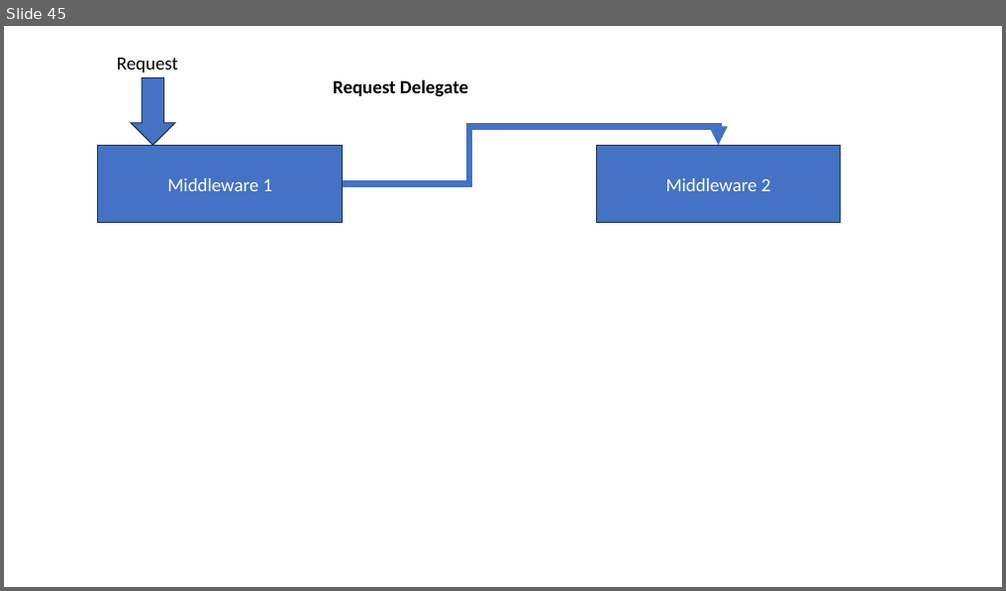
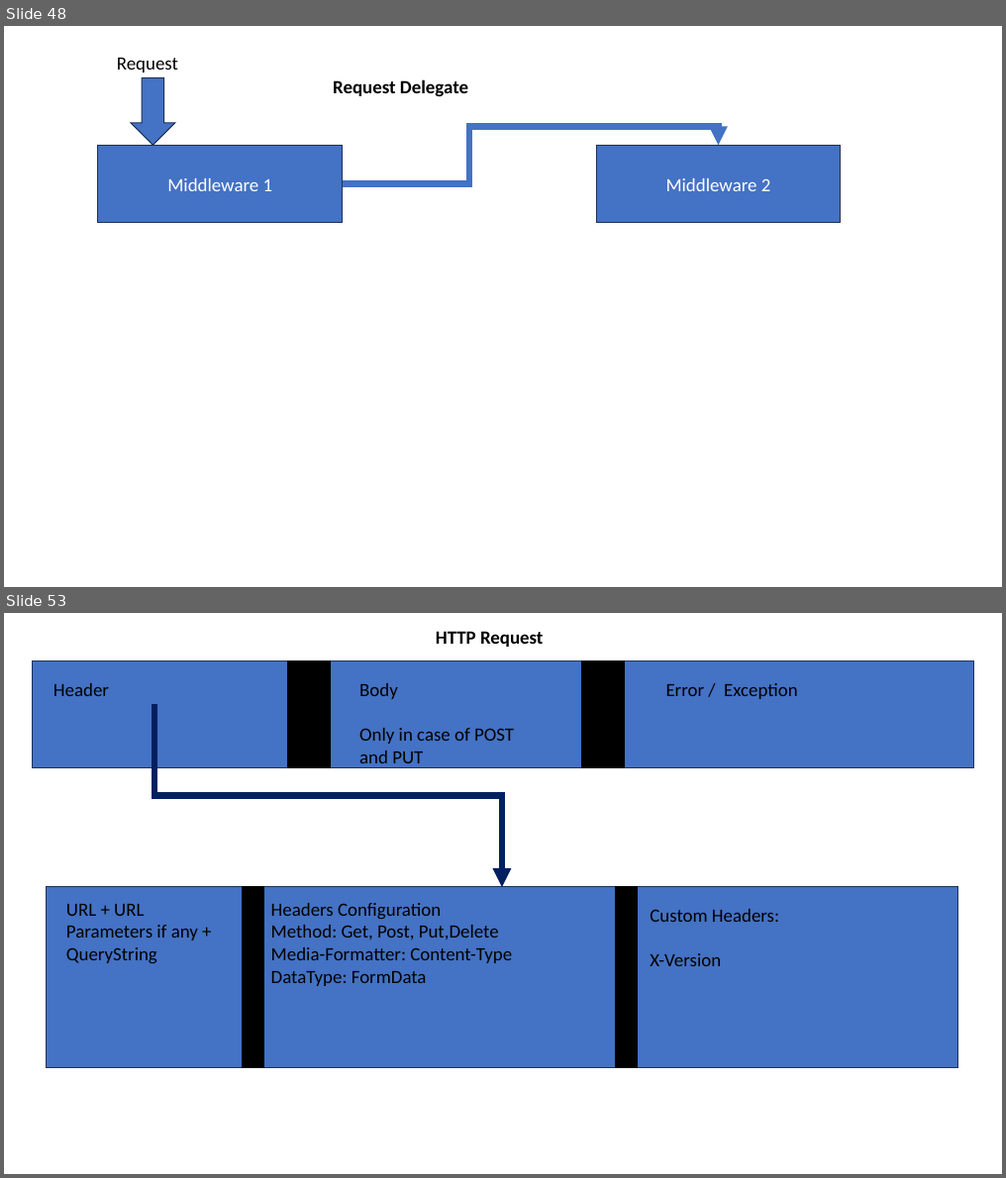
Before and after one commit to maheshsabnis/capita_sept_2023_Oct, a slide deck: Images.pptx. Shown one above the other, each under a label of ours: slide 45 before the commit, slides 48 and 53 after it; the slides between them are not shown. The pictures are 1006x591 and 1006x1178 pixels, drawn with LibreOffice and Linux fonts; fonts in the diff are those of the drawing. Boxes give left, top, right and bottom in pixels: in the first picture for what was removed or moved away, otherwise in the second. Text is boxed around its words. In the diff, an @@ line names an element or a change of style, - is before the commit and + after.

```diff
--- a/Images.pptx
+++ b/Images.pptx
@@ slide 53 added at (x1=4, y1=613, x2=1002, y2=1174), background #FFFFFF @@
@@ text added at (x1=436, y1=631, x2=543, y2=647), 18 pt, text #000000, bold @@
+HTTP Request
@@ rectangle added at (x1=33, y1=661, x2=974, y2=768), fill #4472C4, outline #1E3256 1 pt @@
@@ rectangle added at (x1=288, y1=661, x2=331, y2=768), fill #000000, outline #000000 1 pt @@
@@ rectangle added at (x1=582, y1=661, x2=625, y2=768), fill #000000, outline #000000 1 pt @@
@@ text added at (x1=54, y1=683, x2=109, y2=696), 18 pt, text #000000 @@
+Header
@@ text added at (x1=359, y1=683, x2=514, y2=768), 18 pt, text #000000 @@
+Body
+Only in case of POST and PUT
@@ text added at (x1=666, y1=683, x2=798, y2=699), 18 pt, text #000000 @@
+Error / Exception
@@ elbow arrow added from (155, 704) to (502, 887), #002060 6 pt @@
@@ rectangle added at (x1=46, y1=887, x2=957, y2=1068), fill #4472C4, outline #1E3256 1 pt @@
@@ text added at (x1=66, y1=904, x2=198, y2=963), 18 pt, text #000000 @@
+URL + URL Parameters if any + QueryString
@@ rectangle added at (x1=242, y1=887, x2=263, y2=1068), fill #000000, outline #000000 1 pt @@
@@ text added at (x1=271, y1=903, x2=512, y2=986), 18 pt, text #000000 @@
+Headers Configuration
+Method: Get, Post, Put,Delete
+Media-Formatter: Content-Type
+DataType: FormData
@@ rectangle added at (x1=616, y1=887, x2=638, y2=1068), fill #000000, outline #000000 1 pt @@
@@ text added at (x1=649, y1=909, x2=779, y2=966), 18 pt, text #000000 @@
+Custom Headers:
+X-Version
@@ what was slide 45 is now slide 48 @@
```
Also in this commit, not shown: 7 other slides added, 13 other files.
